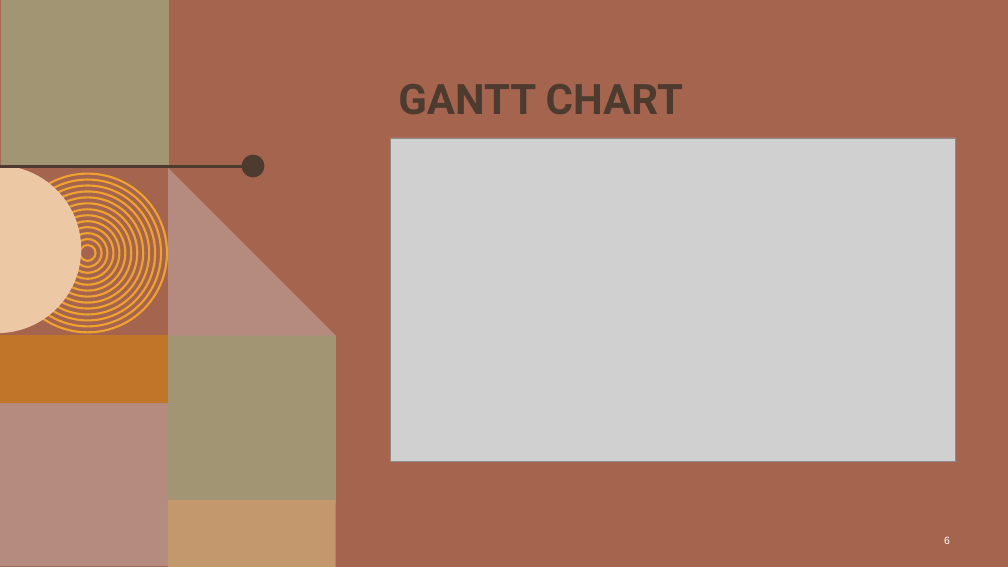
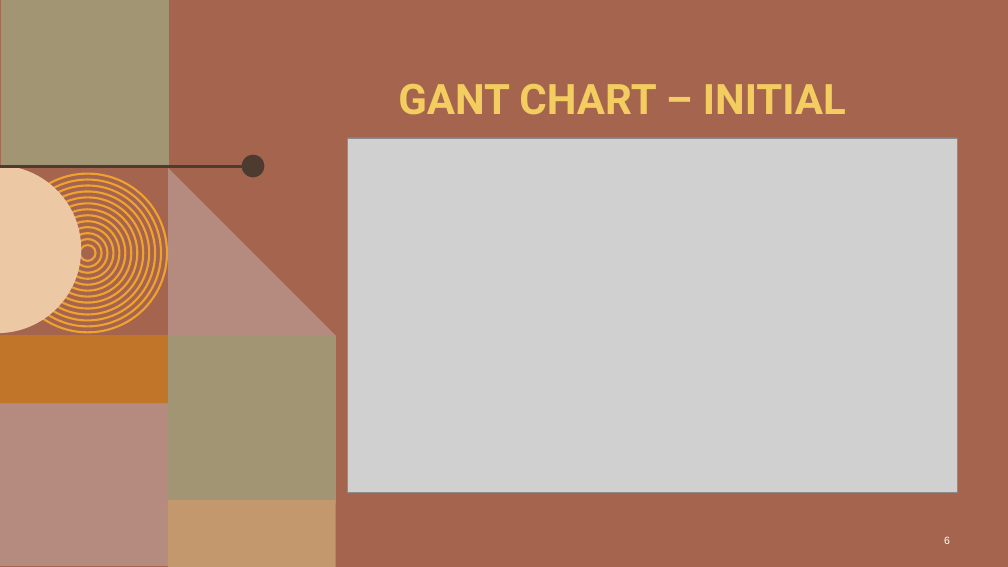
Before and after one commit to KalebOTB/ContactManager, a slide deck: slide 6 of Miscellaneous/Contact_Manager.pptx. Drawn at 1008x567 pixels with LibreOffice and Linux fonts; fonts in the diff are those of the drawing; grey boxes stand for pictures; background and template pictures are left out. Boxes give left, top, right and bottom in pixels: in the first picture for what was removed or moved away, otherwise in the second. Text is boxed around its words. In the diff, an @@ line names an element or a change of style, - is before the commit and + after.

Commit message:
PowerPoint - FINAL
Got the PowerPoint to a presentation ready final state
- (+1) Thing that went well
- Color + Font Editing
- Incorporated Database Slide
- Initial/Final Gantt Charts
- Updated ERD

```diff
--- a/Miscellaneous/Contact_Manager.pptx
+++ b/Miscellaneous/Contact_Manager.pptx
@@ title at [398,84,846,115]: text changed; text colour #4E3B30 to #F3CD60 @@
-GANTT CHART
+GANT CHART – INITIAL
@@ picture: place and size @@
-picture at [391,138,956,461]
+picture at [347,138,957,492]
```
Also in this commit, not shown: 9 other slides changed, 2 slides added, 1 slide removed, 2 other files.
